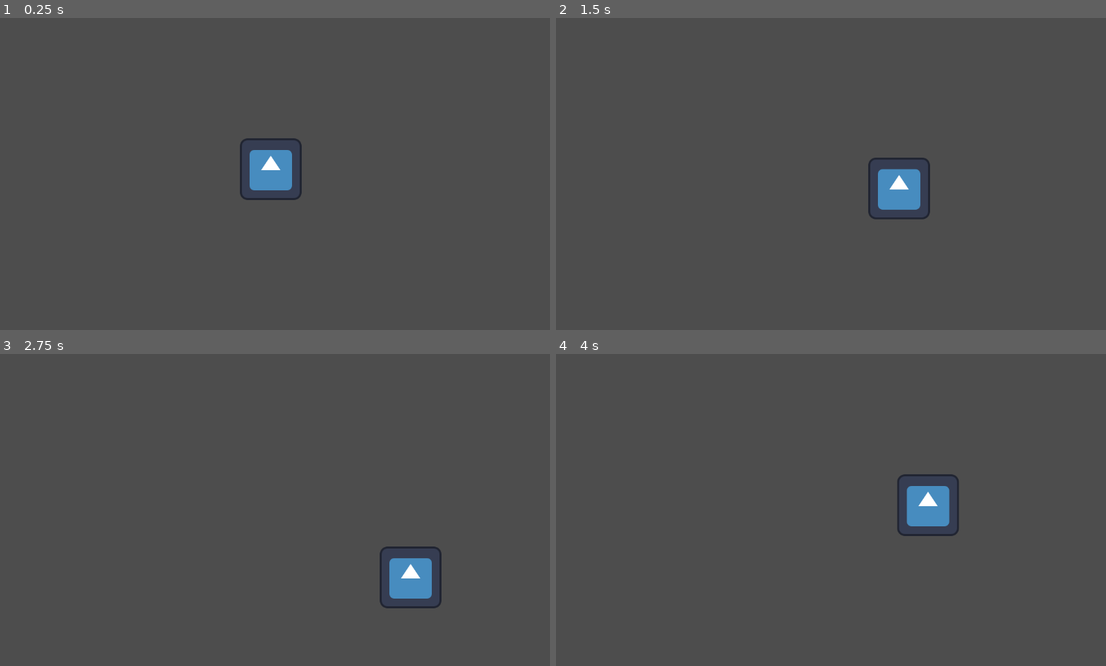
Above: before the commit, frames 1-4 (two rows, left to right).
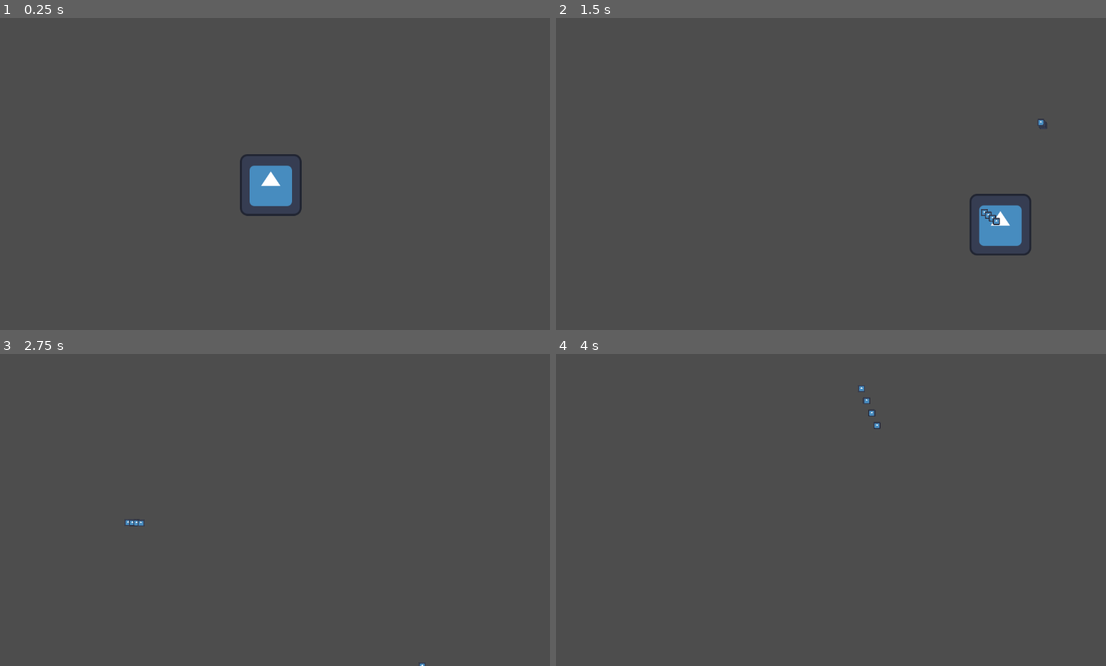
Above: after the commit, the same moments.

Repository: theowiik/project-epic-footsies-2
Game: Godot game, scene res://scenes/main.tscn
Same seed, same stepped clock (60 frames per second), same inputs: the game is played once before the commit and once after it. The engine's default icon, where the game draws it, is replaced by a stand-in: a white triangle on a blue panel in a dark square.
Inputs (mouse positions are in pixels of both pictures, inside the frame that each line leads up to):
- Up to frame 1 (0.25 s): no input
- Up to frame 2 (1.5 s): move the mouse to (952, 158) at 0.52 s; hold Right (ui_right) 0.53-1.28 s; hold K 0.53-1.28 s; click (952, 158) at 0.67 s; tap J at 0.8, 1.35 s; move the mouse to (715, 189) at 1.27 s; hold Down (ui_down) from 1.28 s (still down); click (715, 189) at 1.42 s
- Up to frame 3 (2.75 s): tap L at 1.55 s; move the mouse to (330, 441) at 2.02 s; release Down (ui_down) at 2.03 s; hold Right (ui_right) from 2.03 s (still down); hold L from 2.03 s (still down); click (330, 441) at 2.17 s; tap K at 2.3 s
- Up to frame 4 (4 s): move the mouse to (798, 572) at 2.77 s; release Right (ui_right) at 2.78 s; release L at 2.78 s; hold Up (ui_up) 2.78-3.53 s; tap K at 2.85 s; click (798, 572) at 2.92 s; tap J at 3.05 s; move the mouse to (996, 556) at 3.52 s; hold Left (ui_left) from 3.53 s (still down); hold J from 3.53 s (still down); click (996, 556) at 3.67 s; tap L at 3.8 s

The runs differ from the first frame. In frame 1, 1.2% of the frame differs, in the area x 43-55%, y 38-64%; in frame 2, 2.6%, in the area x 56-90%, y 32-77%; in frame 3, 1.3%; in frame 4, 1.4%.

Commit message:
Add initial decorators

Diff:
--- /dev/null
+++ b/game/objects/bullet.tscn
@@ -0,0 +1,11 @@
+[gd_scene load_steps=3 format=3 uid="uid://g4x6wo1tw44m"]
+
+[ext_resource type="Texture2D" uid="uid://co5yey2y7yboh" path="res://assets/icon.svg" id="1_1hbe6"]
+[ext_resource type="Script" path="res://scripts/bullet.gd" id="1_script"]
+
+[node name="Bullet" type="Node2D"]
+script = ExtResource("1_script")
+
+[node name="Sprite2D" type="Sprite2D" parent="."]
+scale = Vector2(0.11328115, 0.11328115)
+texture = ExtResource("1_1hbe6")
--- a/game/objects/player.tscn
+++ b/game/objects/player.tscn
@@ -1,8 +1,16 @@
-[gd_scene load_steps=3 format=3 uid="uid://wilclsh64myp"]
+[gd_scene load_steps=4 format=3 uid="uid://wilclsh64myp"]
 
 [ext_resource type="Texture2D" uid="uid://co5yey2y7yboh" path="res://assets/icon.svg" id="1_eqqp1"]
 [ext_resource type="Script" uid="uid://cphs6p6g4lci0" path="res://scripts/player.gd" id="2_ykyjo"]
 
-[node name="Player" type="Sprite2D"]
+[sub_resource type="CircleShape2D" id="CircleShape2D_ykyjo"]
+radius = 62.1289
+
+[node name="Player" type="CharacterBody2D"]
+script = ExtResource("2_ykyjo")
+
+[node name="Sprite2D" type="Sprite2D" parent="."]
 texture = ExtResource("1_eqqp1")
-script = ExtResource("2_ykyjo")
+
+[node name="CollisionShape2D" type="CollisionShape2D" parent="."]
+shape = SubResource("CircleShape2D_ykyjo")
--- a/game/scenes/main.tscn
+++ b/game/scenes/main.tscn
@@ -1,8 +1,17 @@
-[gd_scene load_steps=2 format=3 uid="uid://ovaec6nc7m42"]
+[gd_scene load_steps=3 format=3 uid="uid://ovaec6nc7m42"]
 
 [ext_resource type="PackedScene" uid="uid://wilclsh64myp" path="res://objects/player.tscn" id="1_o5qli"]
+
+[sub_resource type="RectangleShape2D" id="RectangleShape2D_o5qli"]
+size = Vector2(544, 175)
 
 [node name="Main" type="Node2D"]
 
 [node name="Player" parent="." instance=ExtResource("1_o5qli")]
 position = Vector2(573, 314)
+
+[node name="StaticBody2D" type="StaticBody2D" parent="."]
+
+[node name="CollisionShape2D" type="CollisionShape2D" parent="StaticBody2D"]
+position = Vector2(570, 509)
+shape = SubResource("RectangleShape2D_o5qli")
--- /dev/null
+++ b/game/scripts/bullet.gd
@@ -0,0 +1,18 @@
+extends Node2D
+
+var velocity: Vector2 = Vector2.ZERO
+var speed: float = 500.0
+var lifetime: float = 3.0
+
+
+func _ready():
+	await get_tree().create_timer(lifetime).timeout
+	queue_free()
+
+
+func _process(delta):
+	position += velocity * speed * delta
+
+
+func set_direction(direction: Vector2):
+	velocity = direction.normalized()
--- /dev/null
+++ b/game/scripts/movement/basic_movement.gd
@@ -0,0 +1,18 @@
+extends MovementBehavior
+class_name BasicMovement
+
+var speed: float = 300.0
+var gravity: float = 980.0
+
+
+func _init(movement_speed: float = 300.0):
+	speed = movement_speed
+
+
+func process_movement(input_vector: Vector2, delta: float) -> Vector2:
+	var velocity = Vector2.ZERO
+
+	velocity.x = input_vector.x * speed
+	velocity.y += gravity * delta
+
+	return velocity
--- /dev/null
+++ b/game/scripts/movement/movement_behavior.gd
@@ -0,0 +1,6 @@
+extends RefCounted
+class_name MovementBehavior
+
+
+func process_movement(input_vector: Vector2, delta: float) -> Vector2:
+	return Vector2.ZERO
--- /dev/null
+++ b/game/scripts/movement/movement_decorator.gd
@@ -0,0 +1,12 @@
+extends MovementBehavior
+class_name MovementDecorator
+
+var base_movement: MovementBehavior
+
+
+func _init(movement: MovementBehavior):
+	base_movement = movement
+
+
+func process_movement(input_vector: Vector2, delta: float) -> Vector2:
+	return base_movement.process_movement(input_vector, delta)
--- a/game/scripts/player.gd
+++ b/game/scripts/player.gd
@@ -1,18 +1,93 @@
-extends Sprite2D
+extends CharacterBody2D
+
+var movement_behavior: MovementBehavior
+var base_movement: MovementBehavior
+var has_phast: bool = false
+var k_was_pressed: bool = false
+
+var shooting_behavior: ShootingBehavior
+var base_shooting: ShootingBehavior
+var has_triple_shot: bool = false
+var has_fast_bullets: bool = false
+var j_was_pressed: bool = false
+var l_was_pressed: bool = false
 
 
 func _ready():
+	base_movement = BasicMovement.new(300.0)
+	movement_behavior = base_movement
+
+	base_shooting = BasicShooting.new()
+	shooting_behavior = base_shooting
+
 	print("Player is ready")
 
 
 func _physics_process(delta):
+	# Movement powerup toggle
+	var k_pressed = Input.is_physical_key_pressed(KEY_K)
+	if k_pressed and not k_was_pressed:
+		toggle_phast()
+	k_was_pressed = k_pressed
+
+	# Shooting powerup toggles
+	var j_pressed = Input.is_physical_key_pressed(KEY_J)
+	if j_pressed and not j_was_pressed:
+		toggle_triple_shot()
+	j_was_pressed = j_pressed
+
+	var l_pressed = Input.is_physical_key_pressed(KEY_L)
+	if l_pressed and not l_was_pressed:
+		toggle_fast_bullets()
+	l_was_pressed = l_pressed
+
+	# Shooting
+	if Input.is_mouse_button_pressed(MOUSE_BUTTON_LEFT):
+		shoot()
+
 	var input_vector = get_input()
+	var movement = movement_behavior.process_movement(input_vector, delta)
+	velocity.x = movement.x
+	velocity.y += movement.y
+	move_and_slide()
 
-	if input_vector == Vector2.ZERO:
-		return
 
-	input_vector = input_vector.normalized()
-	position += input_vector * 200 * delta
+func toggle_phast():
+	has_phast = !has_phast
+	if has_phast:
+		movement_behavior = PhastPowerup.new(base_movement)
+		print("Phast activated!")
+	else:
+		movement_behavior = base_movement
+		print("Phast deactivated!")
+
+
+func shoot():
+	var mouse_pos = get_global_mouse_position()
+	var direction = (mouse_pos - global_position).normalized()
+	shooting_behavior.shoot(global_position, direction, self)
+
+
+func toggle_triple_shot():
+	has_triple_shot = !has_triple_shot
+	update_shooting_behavior()
+	print("Triple shot: ", "ON" if has_triple_shot else "OFF")
+
+
+func toggle_fast_bullets():
+	has_fast_bullets = !has_fast_bullets
+	update_shooting_behavior()
+	print("Fast bullets: ", "ON" if has_fast_bullets else "OFF")
+
+
+func update_shooting_behavior():
+	shooting_behavior = base_shooting
+
+	if has_triple_shot:
+		shooting_behavior = TripleShotPowerup.new(shooting_behavior)
+
+	if has_fast_bullets:
+		shooting_behavior = FastBulletsPowerup.new(shooting_behavior)
 
 
 func get_input() -> Vector2:
@@ -24,10 +99,4 @@
 	if Input.is_action_pressed("ui_left"):
 		input_vector.x -= 1
 
-	if Input.is_action_pressed("ui_down"):
-		input_vector.y += 1
-
-	if Input.is_action_pressed("ui_up"):
-		input_vector.y -= 1
-
 	return input_vector
--- /dev/null
+++ b/game/scripts/powerups/movement/phast_powerup.gd
@@ -0,0 +1,10 @@
+extends MovementDecorator
+class_name PhastPowerup
+
+var speed_multiplier: float = 1.6
+
+
+func process_movement(input_vector: Vector2, delta: float) -> Vector2:
+	var base_velocity = base_movement.process_movement(input_vector, delta)
+	base_velocity.x *= speed_multiplier
+	return base_velocity
--- /dev/null
+++ b/game/scripts/powerups/shooting/fast_bullets_powerup.gd
@@ -0,0 +1,8 @@
+extends ShootingDecorator
+class_name FastBulletsPowerup
+
+var speed_multiplier: float = 2.0
+
+
+func get_bullet_speed() -> float:
+	return base_shooting.get_bullet_speed() * speed_multiplier
--- /dev/null
+++ b/game/scripts/powerups/shooting/triple_shot_powerup.gd
@@ -0,0 +1,19 @@
+extends ShootingDecorator
+class_name TripleShotPowerup
+
+var spread_angle: float = 15.0
+
+
+func shoot(from_position: Vector2, direction: Vector2, owner_node: Node2D) -> void:
+	var angle = direction.angle()
+
+	# Center bullet
+	base_shooting.shoot(from_position, direction, owner_node)
+
+	# Left bullet
+	var left_dir = Vector2.from_angle(angle - deg_to_rad(spread_angle))
+	base_shooting.shoot(from_position, left_dir, owner_node)
+
+	# Right bullet
+	var right_dir = Vector2.from_angle(angle + deg_to_rad(spread_angle))
+	base_shooting.shoot(from_position, right_dir, owner_node)
--- /dev/null
+++ b/game/scripts/shooting/basic_shooting.gd
@@ -0,0 +1,20 @@
+extends ShootingBehavior
+class_name BasicShooting
+
+var bullet_scene: PackedScene
+
+
+func _init():
+	bullet_scene = load("res://objects/bullet.tscn")
+
+
+func shoot(from_position: Vector2, direction: Vector2, owner_node: Node2D) -> void:
+	spawn_bullet(from_position, direction, owner_node)
+
+
+func spawn_bullet(from_position: Vector2, direction: Vector2, owner_node: Node2D) -> void:
+	var bullet = bullet_scene.instantiate()
+	bullet.position = from_position
+	bullet.speed = get_bullet_speed()
+	bullet.set_direction(direction)
+	owner_node.get_parent().add_child(bullet)
--- /dev/null
+++ b/game/scripts/shooting/shooting_behavior.gd
@@ -0,0 +1,10 @@
+extends RefCounted
+class_name ShootingBehavior
+
+
+func get_bullet_speed() -> float:
+	return 500.0
+
+
+func shoot(from_position: Vector2, direction: Vector2, owner_node: Node2D) -> void:
+	pass
--- /dev/null
+++ b/game/scripts/shooting/shooting_decorator.gd
@@ -0,0 +1,16 @@
+extends ShootingBehavior
+class_name ShootingDecorator
+
+var base_shooting: ShootingBehavior
+
+
+func _init(shooting: ShootingBehavior):
+	base_shooting = shooting
+
+
+func get_bullet_speed() -> float:
+	return base_shooting.get_bullet_speed()
+
+
+func shoot(from_position: Vector2, direction: Vector2, owner_node: Node2D) -> void:
+	base_shooting.shoot(from_position, direction, owner_node)
Not shown, added: game/scripts/bullet.gd.uid
Not shown, added: game/scripts/movement/basic_movement.gd.uid
Not shown, added: game/scripts/movement/movement_behavior.gd.uid
Not shown, added: game/scripts/movement/movement_decorator.gd.uid
Not shown, added: game/scripts/powerups/movement/phast_powerup.gd.uid
Not shown, added: game/scripts/powerups/shooting/fast_bullets_powerup.gd.uid
Not shown, added: game/scripts/powerups/shooting/triple_shot_powerup.gd.uid
Not shown, added: game/scripts/shooting/basic_shooting.gd.uid
Not shown, added: game/scripts/shooting/shooting_behavior.gd.uid
Not shown, added: game/scripts/shooting/shooting_decorator.gd.uid
